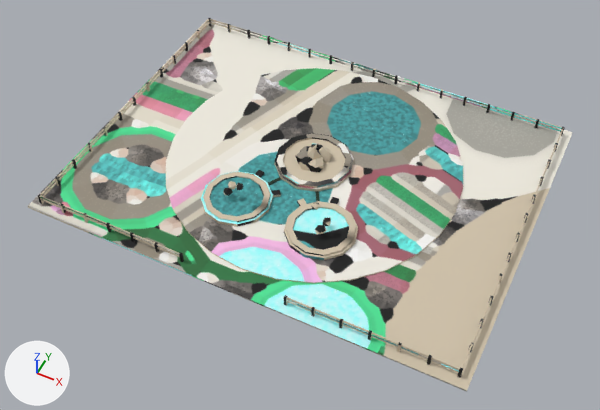
The FBX model assets/stations/area_spring_1_5.fbx, before and after one commit.
Before and after are seen from a 50 mm camera at (95.1, -199.7, 229.3) aimed at (1.9, -13.4, -3.6). Every picture has the same lights, and +X, +Y and +Z are marked at lower left. The first picture is the older version.

In view in the first picture: 'area_spring_1_5_body' and 1 more.
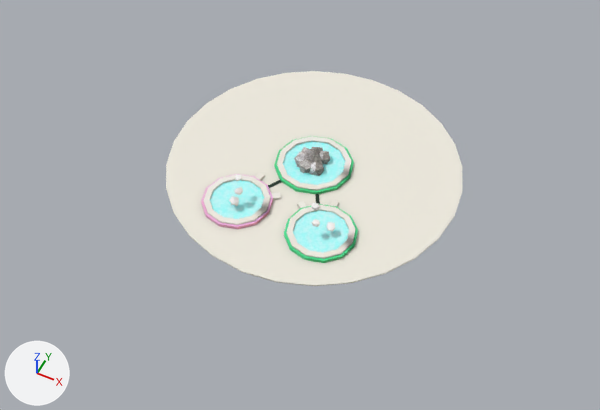
The change in detail:
me_area_spring_1_5_body is used by ob_area_spring_1_5_body; location (0.0, 0.0, 0.0).
me_area_spring_1_5_body had 1044 vertices, 1034 faces and spanned x -84.0..84.0, y -64.0..64.0, z 0.0..16.0.
me_area_spring_1_5_body now has 532 vertices, 650 faces and spans x -56.0..56.0, y -54.0..59.0, z 0.0..14.0.
me_area_spring_1_5_body part 1: the loose piece of 56 vertices spanning x -56.0..56.0, y -54.0..59.0, z 3.0..4.0 is moved by (0.0, 0.0, -2.0).
me_area_spring_1_5_body part 2: the loose piece of 12 vertices spanning x -1.0..6.0, y 3.0..8.0, z 2.0..10.0 is moved by (0.0, 0.0, -2.0).
me_area_spring_1_5_body part 3: the loose piece of 12 vertices spanning x -1.0..5.0, y -3.0..3.0, z 2.0..9.0 is moved by (-3.0, 7.0, -1.0).
me_area_spring_1_5_body part 4: the loose piece of 12 vertices spanning x -4.0..3.0, y 3.0..9.0, z 3.0..10.0 is moved by (0.0, -7.0, -2.0).
me_area_spring_1_5_body part 5: the loose piece of 12 vertices spanning x -5.0..2.0, y -4.0..2.0, z 2.0..9.0 is moved by (3.0, 1.0, -1.0).
me_area_spring_1_5_body part 6: the loose piece of 12 vertices spanning x -21.0..-18.0, y -31.0..-27.0, z 7.0..9.0 is moved by (4.0, -2.0, -2.0).
me_area_spring_1_5_body part 7: the loose piece of 12 vertices spanning x -15.0..-12.0, y -31.0..-28.0, z 13.0..16.0 is moved by (-2.0, 1.0, -5.0).
me_area_spring_1_5_body part 8: the loose piece of 8 vertices spanning x -8.0..-3.0, y -21.0..-17.0, z 4.0..5.0 is moved by (0.0, 0.0, -2.0).
me_area_spring_1_5_body part 9: the loose piece of 8 vertices spanning x -17.0..-14.0, y -15.0..-11.0, z 4.0..5.0 is moved by (0.0, 0.0, -2.0).
me_area_spring_1_5_body part 10: the loose piece of 12 vertices spanning x 16.0..20.0, y -32.0..-28.0, z 6.0..9.0 is moved by (2.0, 4.0, -2.0).
me_area_spring_1_5_body part 11: the loose piece of 12 vertices spanning x 18.0..21.0, y -30.0..-26.0, z 10.0..13.0 is moved by (-4.0, -1.0, -2.0).
me_area_spring_1_5_body part 12: the loose piece of 8 vertices spanning x 14.0..17.0, y -15.0..-11.0, z 4.0..5.0 is moved by (0.0, 0.0, -2.0).
me_area_spring_1_5_body part 13: the loose piece of 8 vertices spanning x 3.0..8.0, y -21.0..-17.0, z 4.0..5.0 is moved by (0.0, 0.0, -2.0).
me_area_spring_1_5_body part 14: 63 loose pieces with 504 vertices, spanning x -80.0..80.0, y -60.0..60.0, z 3.0..7.0, are deleted.
me_area_spring_1_5_body part 15: 1 vertex moved within x -18.0, y -26.0, z 12.0; 269 vertices removed from x -30.0..30.0, y -40.0..18.0, z 3.0..16.0; 269 vertices added at x -30.0..30.0, y -40.0..18.0, z 1.0..14.0.
me_area_spring_1_5_body part 16: 8 vertices removed from x -84.0..84.0, y -64.0..64.0, z 3.0.
me_area_spring_1_5_body part 17: 36 kept faces spanning x -29.0..29.0, y -39.0..17.0, z 4.0 get new texture (UV) coordinates.

Changed parts and their boxes (x1, y1, x2, y2) in the pictures (600 x 410 px; the box of a moved part takes in the faces that stretch with it):
'area_spring_1_5_body', reshaped (46% narrower, 42% shorter): before (27, 18, 573, 392); after (166, 71, 462, 286)
part 1 of me_area_spring_1_5_body, moved or reshaped: before (166, 68, 463, 283); after (166, 71, 462, 286)
part 2 of me_area_spring_1_5_body, moved or reshaped: before (318, 147, 332, 163); after (319, 151, 330, 164)
part 3 of me_area_spring_1_5_body, moved or reshaped: before (308, 157, 323, 172); after (311, 147, 323, 153)
part 4 of me_area_spring_1_5_body, moved or reshaped: before (311, 143, 323, 150); after (298, 159, 312, 173)
part 5 of me_area_spring_1_5_body, moved or reshaped: before (299, 157, 312, 171); after (309, 161, 324, 176)
part 6 of me_area_spring_1_5_body, moved or reshaped: before (223, 188, 233, 196); after (229, 196, 239, 206)
part 7 of me_area_spring_1_5_body, moved or reshaped: before (236, 182, 244, 190); after (234, 187, 243, 195)
part 8 of me_area_spring_1_5_body, moved or reshaped: before (271, 190, 281, 197); after (271, 192, 281, 200)
part 9 of me_area_spring_1_5_body, moved or reshaped: before (255, 170, 265, 178); after (255, 172, 265, 181)
part 10 of me_area_spring_1_5_body, moved or reshaped: before (315, 225, 326, 235); after (326, 222, 335, 232)
part 11 of me_area_spring_1_5_body, moved or reshaped: before (323, 218, 331, 226); after (312, 219, 320, 227)
part 12 of me_area_spring_1_5_body, moved or reshaped: before (330, 197, 339, 204); after (330, 200, 339, 207)
part 13 of me_area_spring_1_5_body, moved or reshaped: before (297, 198, 307, 206); after (297, 201, 307, 209)
part 14 of me_area_spring_1_5_body, deleted: before (38, 18, 565, 377)
part 15 of me_area_spring_1_5_body, moved or reshaped: before (201, 133, 358, 260); after (201, 136, 358, 263)
part 16 of me_area_spring_1_5_body, deleted: before (27, 19, 573, 392)
part 17 of me_area_spring_1_5_body, surface changed: after (204, 136, 355, 258)
